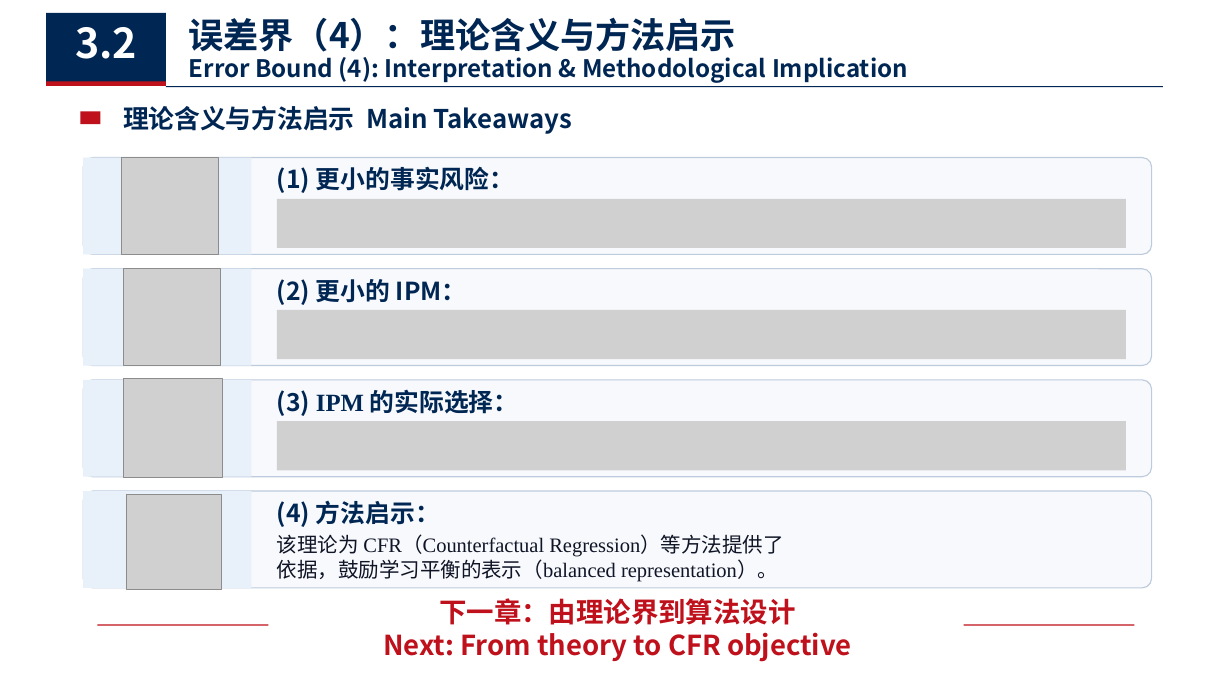
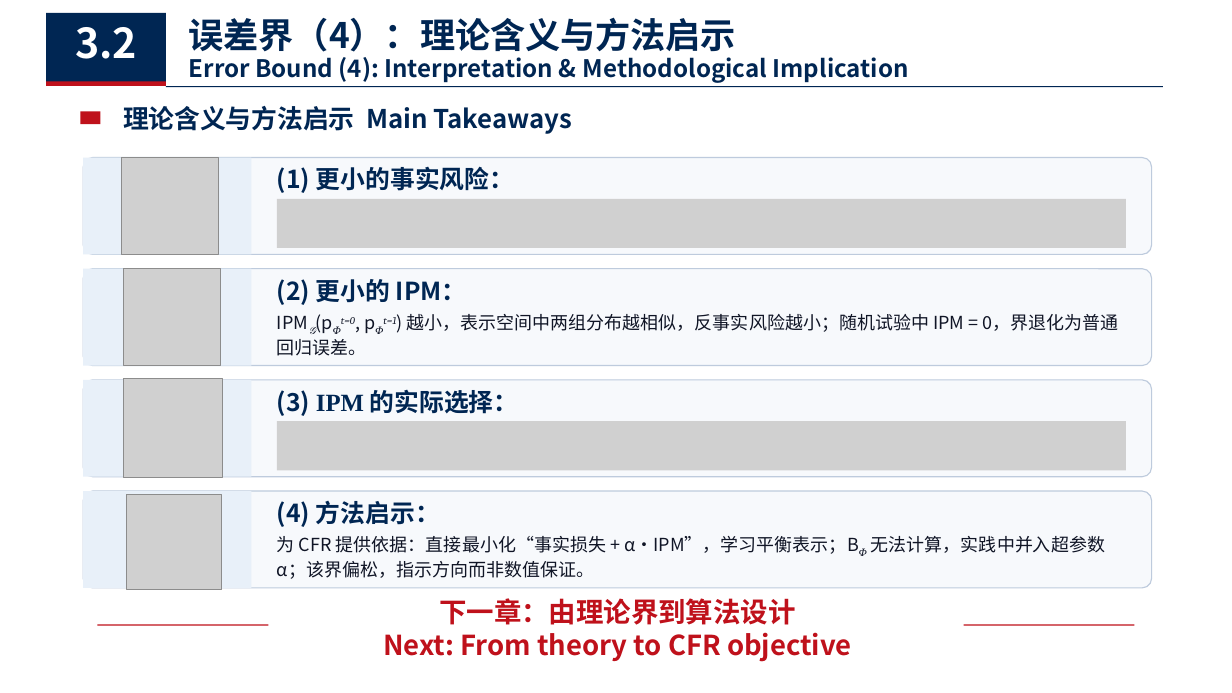
Before and after one commit to chanearly2002/Stastical_Computing, a slide deck: slide 18 of 个体处理效应估计.pptx (slide 14 before the commit). Drawn at 1232x693 pixels with LibreOffice and Linux fonts; fonts in the diff are those of the drawing; grey boxes stand for pictures. Boxes give left, top, right and bottom in pixels: in the first picture for what was removed or moved away, otherwise in the second. Text is boxed around its words. In the diff, an @@ line names an element or a change of style, - is before the commit and + after.

```diff
--- a/个体处理效应估计.pptx
+++ b/个体处理效应估计.pptx
@@ picture removed at (277, 310, 1127, 359) @@
@@ text added at (277, 314, 1119, 356), 14 pt, text #101526 @@
+IPM𝒢(pΦt=0, pΦt=1) 越小，表示空间中两组分布越相似，反事实风险越小；随机试验中 IPM = 0，界退化为普通回归误差。
@@ text at (277, 536, 1105, 579): text changed; size 16 to 14 pt; font Times New Roman to Noto Sans CJK SC @@
-该理论为 CFR（Counterfactual Regression）等方法提供了
-依据，鼓励学习平衡的表示（balanced representation）。
+为 CFR 提供依据：直接最小化“事实损失 + α·IPM”，学习平衡表示；BΦ 无法计算，实践中并入超参数 α；该界偏松，指示方向而非数值保证。
```
Also in this commit, not shown: 9 other slides changed, 4 slides added, 1 other file.
